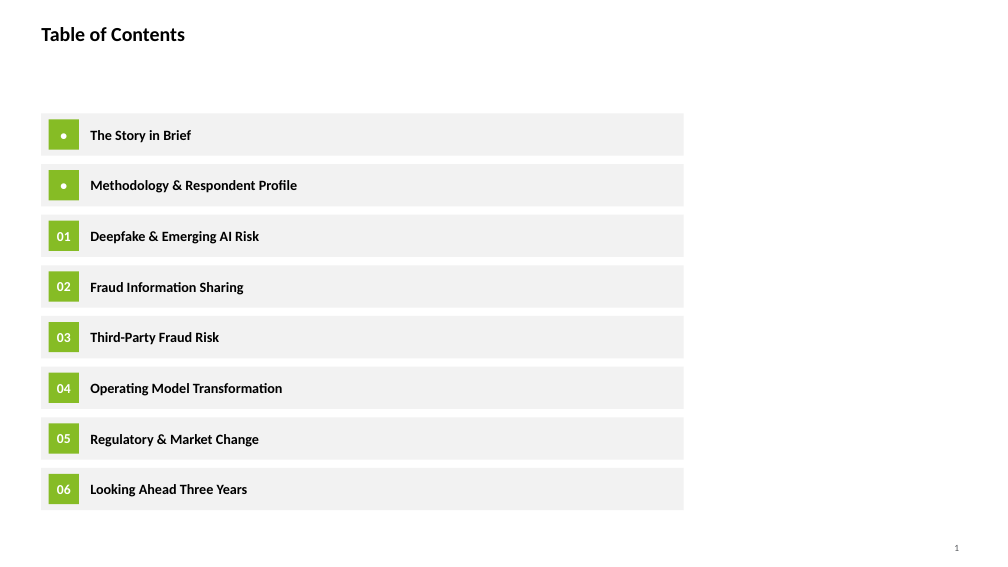
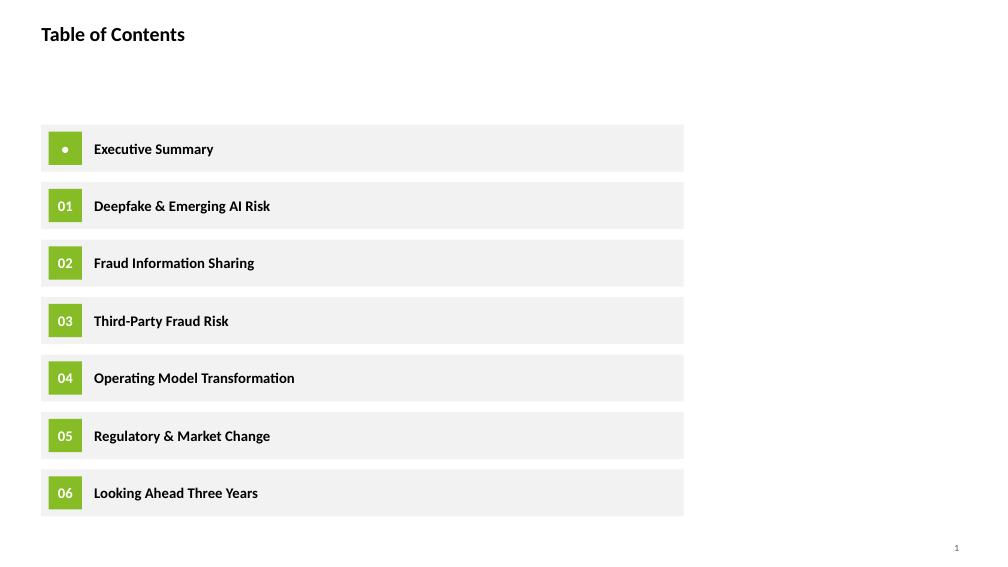
Before and after one commit to davidlin778/Fraud-in-2026, a slide deck: slide 2 of Fraud in 2026 - Story.pptx. Drawn at 1008x567 pixels with LibreOffice and Linux fonts; fonts in the diff are those of the drawing. Boxes give left, top, right and bottom in pixels: in the first picture for what was removed or moved away, otherwise in the second. Text is boxed around its words. In the diff, an @@ line names an element or a change of style, - is before the commit and + after.

```diff
--- a/Fraud in 2026 - Story.pptx
+++ b/Fraud in 2026 - Story.pptx
@@ rectangle: place and size @@
-rectangle at (42,113,684,156)
+rectangle at (42,125,684,172)
@@ rectangle: place and size @@
-rectangle at (49,119,79,150)
+rectangle at (49,132,82,165)
@@ text "•": place and size @@
-text "•" at (49,119,79,150)
+text "•" at (49,132,82,165)
@@ text at (94,143,213,157): text changed; size 13.5 to 14 pt @@
-The Story in Brief
+Executive Summary
@@ text removed at (49,170,79,200) @@
-•
@@ rectangle: place and size @@
-rectangle at (42,164,684,206)
+rectangle at (42,182,684,229)
@@ size 13 to 14 pt in 7 elements at (49,132,82,165), (58,431,73,441), (58,488,73,498), (58,373,73,383), (58,316,73,326), (58,258,73,268), (58,201,73,211) @@
@@ rectangle: place and size @@
-rectangle at (49,170,79,200)
+rectangle at (49,189,82,222)
@@ text "01": place and size @@
-text "01" at (57,232,71,241)
+text "01" at (58,201,73,211)
@@ text removed at (90,180,297,193) @@
-Methodology & Respondent Profile
@@ size 13.5 to 14 pt in 6 elements at (94,430,270,444), (94,487,258,501), (94,372,295,386), (94,315,229,329), (94,257,254,271), (94,200,270,214) @@
@@ text "Deepfake & Emerging AI Risk": place and size @@
-text "Deepfake & Emerging AI Risk" at (90,231,259,244)
+text "Deepfake & Emerging AI Risk" at (94,200,270,214)
@@ rectangle: place and size @@
-rectangle at (42,215,684,257)
+rectangle at (42,240,684,287)
@@ rectangle: place and size @@
-rectangle at (49,221,79,251)
+rectangle at (49,247,82,280)
@@ text "02": place and size @@
-text "02" at (57,282,71,291)
+text "02" at (58,258,73,268)
@@ text "Fraud Information Sharing": place and size @@
-text "Fraud Information Sharing" at (90,282,244,295)
+text "Fraud Information Sharing" at (94,257,254,271)
@@ rectangle: place and size @@
-rectangle at (42,265,684,308)
+rectangle at (42,297,684,344)
@@ text "Third-Party Fraud Risk": place and size @@
-text "Third-Party Fraud Risk" at (90,332,219,345)
+text "Third-Party Fraud Risk" at (94,315,229,329)
@@ rectangle: place and size @@
-rectangle at (49,271,79,302)
+rectangle at (49,304,82,337)
@@ text "03": place and size @@
-text "03" at (57,333,71,342)
+text "03" at (58,316,73,326)
@@ rectangle: place and size @@
-rectangle at (42,316,684,358)
+rectangle at (42,355,684,402)
@@ text "Operating Model Transformation": place and size @@
-text "Operating Model Transformation" at (90,383,283,396)
+text "Operating Model Transformation" at (94,372,295,386)
@@ rectangle: place and size @@
-rectangle at (49,322,79,352)
+rectangle at (49,361,82,395)
@@ text "04": place and size @@
-text "04" at (57,384,71,393)
+text "04" at (58,373,73,383)
@@ rectangle: place and size @@
-rectangle at (42,367,684,409)
+rectangle at (42,412,684,459)
@@ rectangle: place and size @@
-rectangle at (49,373,79,403)
+rectangle at (49,419,82,452)
@@ rectangle: place and size @@
-rectangle at (42,417,684,460)
+rectangle at (42,470,684,516)
@@ rectangle removed at (42,468,684,510) @@
@@ rectangle: place and size @@
-rectangle at (49,423,79,454)
+rectangle at (49,476,82,510)
@@ rectangle removed at (49,474,79,504) @@
```
Also in this commit, not shown: 14 other slides changed, 5 slides added, 8 slides removed.
